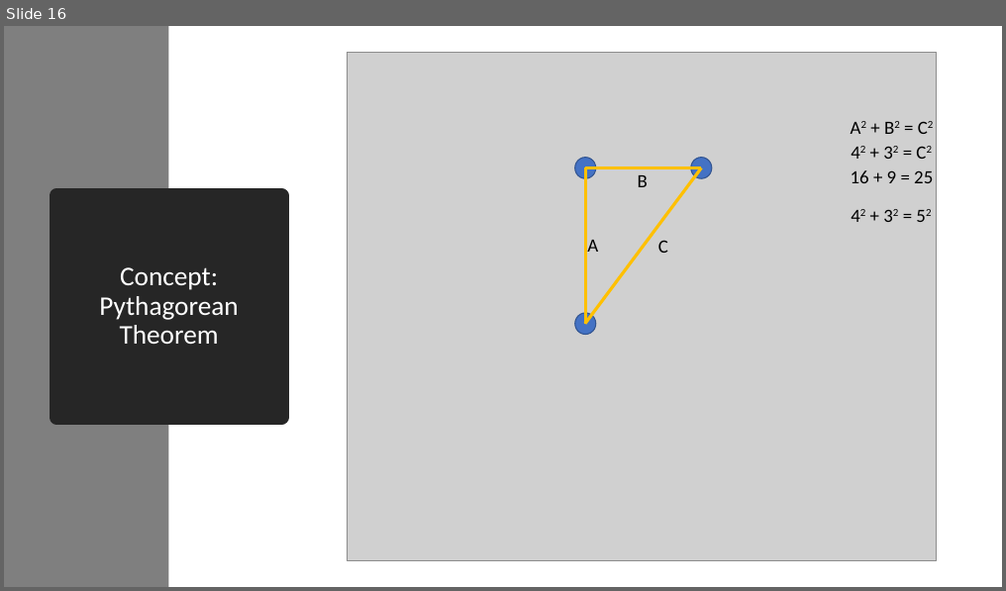
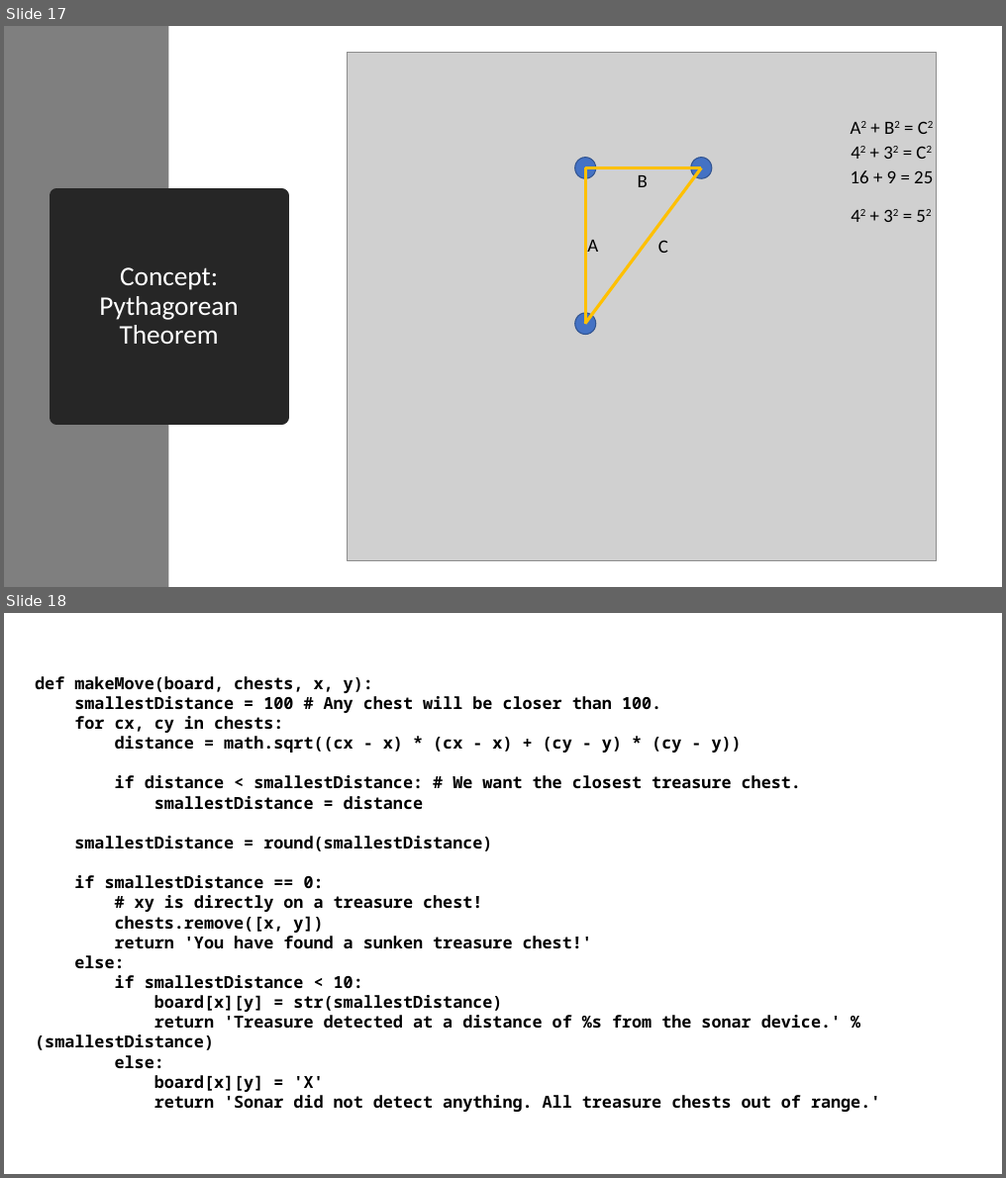
Before and after one commit to seattlecoderdojo/PythonDay-TreasureHunt, a slide deck: Python Day - Intermediate.pptx. Shown one above the other, each under a label of ours: slide 16 before the commit, slides 17 and 18 after it. The pictures are 1006x591 and 1006x1178 pixels, drawn with LibreOffice and Linux fonts; fonts in the diff are those of the drawing; grey boxes stand for pictures. Boxes give left, top, right and bottom in pixels: in the first picture for what was removed or moved away, otherwise in the second. Text is boxed around its words. In the diff, an @@ line names an element or a change of style, - is before the commit and + after.

```diff
--- a/Python Day - Intermediate.pptx
+++ b/Python Day - Intermediate.pptx
@@ slide 18 added at box(4, 613, 1002, 1174), background #FFFFFF @@
@@ text added at box(35, 676, 880, 1112), 16 pt, text #000000, bold @@
+def makeMove(board, chests, x, y):
+smallestDistance = 100 # Any chest will be closer than 100.
+for cx, cy in chests:
+distance = math.sqrt((cx - x) * (cx - x) + (cy - y) * (cy - y))
+if distance < smallestDistance: # We want the closest treasure chest.
+smallestDistance = distance
+smallestDistance = round(smallestDistance)
+if smallestDistance == 0:
+# xy is directly on a treasure chest!
+chests.remove([x, y])
+return 'You have found a sunken treasure chest!'
+else:
+if smallestDistance < 10:
+board[x][y] = str(smallestDistance)
+return 'Treasure detected at a distance of %s from the sonar device.' % (smallestDistance)
+else:
+board[x][y] = 'X'
+return 'Sonar did not detect anything. All treasure chests out of range.'
@@ what was slide 16 is now slide 17 @@
```
Also in this commit, not shown: 4 other slides added, 1 other file.
